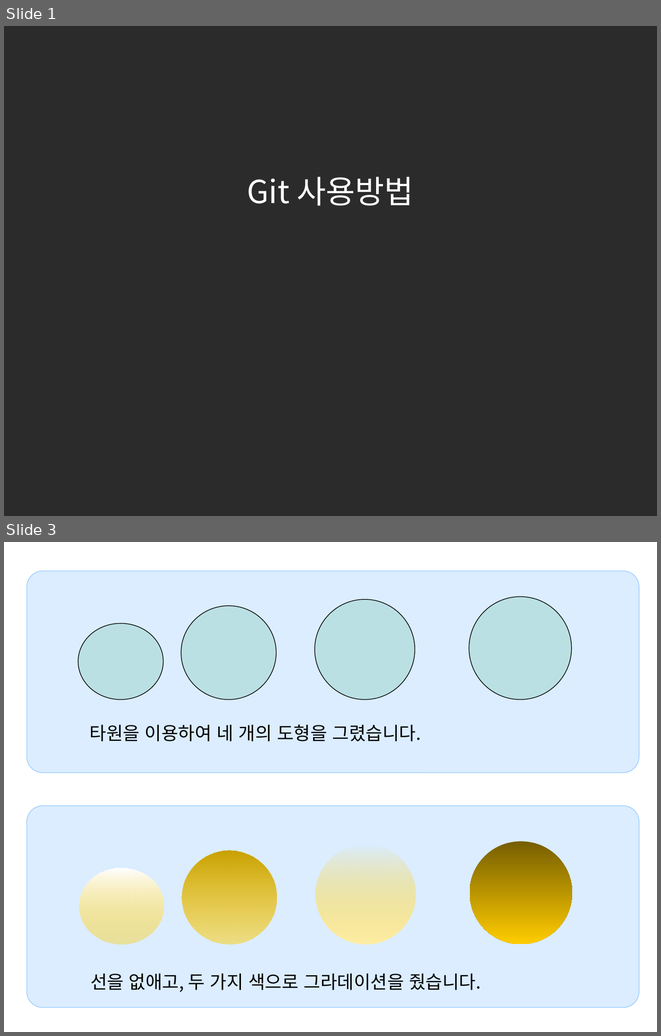
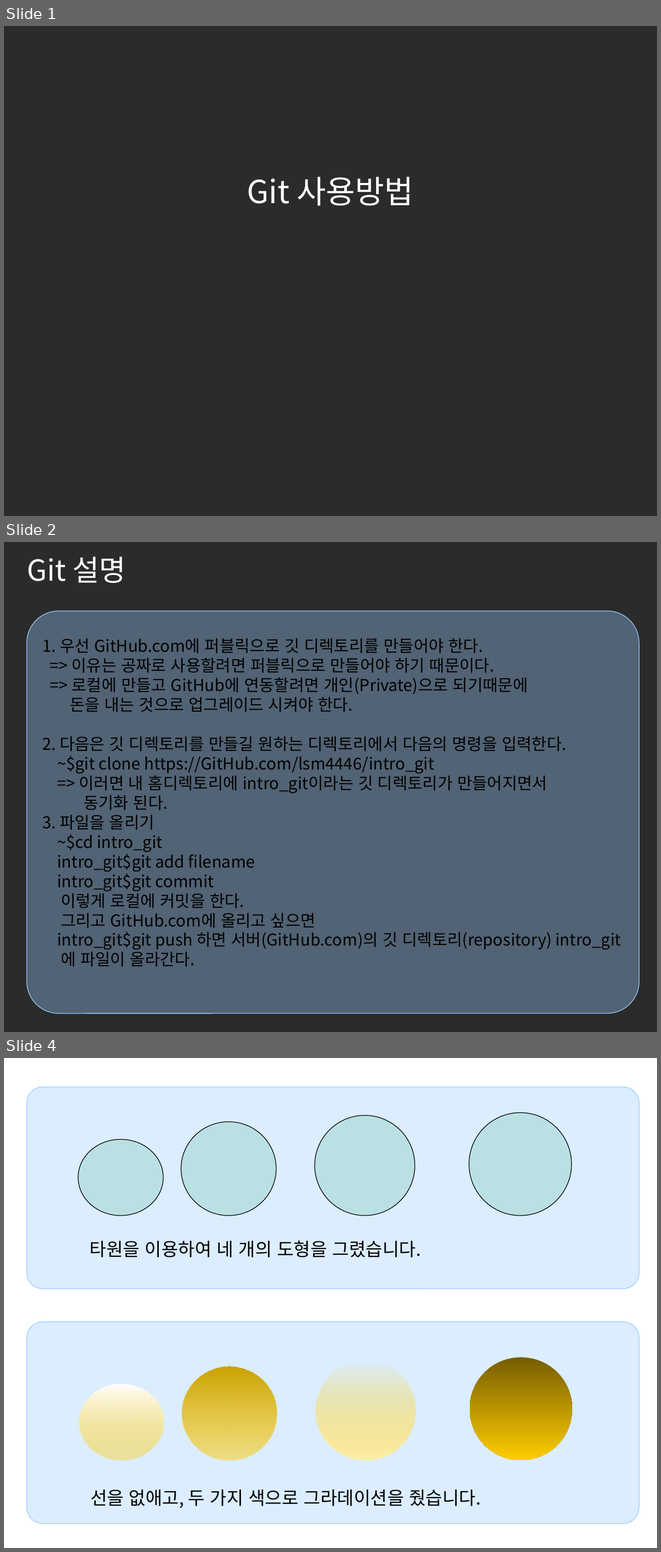
Before and after one commit to lsm4446/intro_git, a slide deck: Git_Intro.ppt. Shown one above the other, each under a label of ours: slides 1 and 3 before the commit, slides 1, 2 and 4 after it; the slides between them are not shown. The pictures are 661x1036 and 661x1552 pixels, drawn with LibreOffice and Linux fonts; fonts in the diff are those of the drawing; background and template pictures are left out; a plain dark background stands for a picture behind light text. Boxes give left, top, right and bottom in pixels: in the first picture for what was removed or moved away, otherwise in the second. Text is boxed around its words. In the diff, an @@ line names an element or a change of style, - is before the commit and + after.

```diff
--- a/Git_Intro.ppt
+++ b/Git_Intro.ppt
@@ slide 2 added at <box>4,542,657,1032</box>, background picture (left out) @@
@@ title added at <box>27,556,126,583</box>, 32 pt, text #FFFFFF @@
+Git 설명
@@ rounded rectangle added at <box>27,611,639,1014</box>, fill #99CCFF at 35% opacity, outline #99CCFF 0.74 pt, 18 pt, text #000000 @@
+1. 우선 GitHub.com에 퍼블릭으로 깃 디렉토리를 만들어야 한다.
+=> 이유는 공짜로 사용할려면 퍼블릭으로 만들어야 하기 때문이다.
+=> 로컬에 만들고 GitHub에 연동할려면 개인(Private)으로 되기때문에
+돈을 내는 것으로 업그레이드 시켜야 한다.
+2. 다음은 깃 디렉토리를 만들길 원하는 디렉토리에서 다음의 명령을 입력한다.
+~$git clone https://GitHub.com/lsm4446/intro_git
+=> 이러면 내 홈디렉토리에 intro_git이라는 깃 디렉토리가 만들어지면서
+동기화 된다.
+3. 파일을 올리기
+~$cd intro_git
+intro_git$git add filename
+intro_git$git commit
+이렇게 로컬에 커밋을 한다.
+그리고 GitHub.com에 올리고 싶으면
+intro_git$git push 하면 서버(GitHub.com)의 깃 디렉토리(repository) intro_git
+에 파일이 올라간다.
@@ what was slide 3 is now slide 4 @@
```
Also in this commit, not shown: 1 slide changed.
